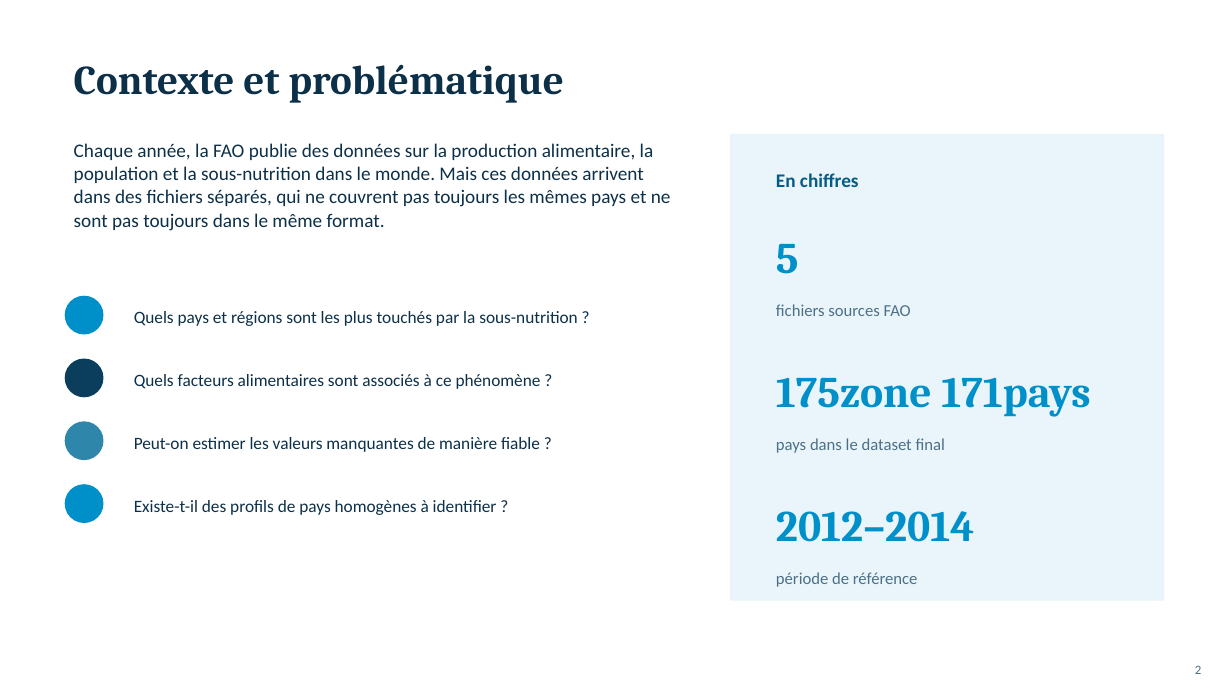
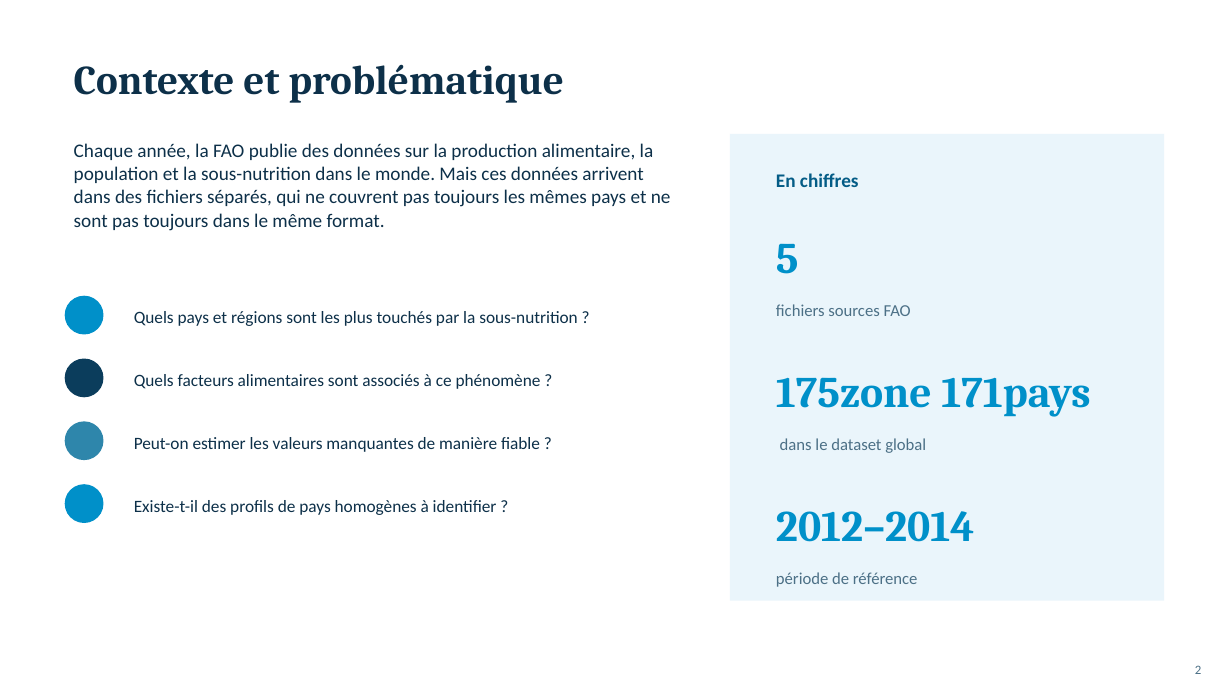
Before and after one commit to XiaoqingGdc/FAO_food_analysis, a slide deck: slide 2 of FAO_datalab_restitution.pptx. Drawn at 1232x693 pixels with LibreOffice and Linux fonts; fonts in the diff are those of the drawing; background and template pictures are left out. Boxes give left, top, right and bottom in pixels: in the first picture for what was removed or moved away, otherwise in the second. Text is boxed around its words. In the diff, an @@ line names an element or a change of style, - is before the commit and + after.

Commit message:
maj FAO_datalab_restitution.pptx

```diff
--- a/FAO_datalab_restitution.pptx
+++ b/FAO_datalab_restitution.pptx
@@ text at [780, 438, 926, 453]: text changed @@
-pays dans le dataset final
+dans le dataset global
```
